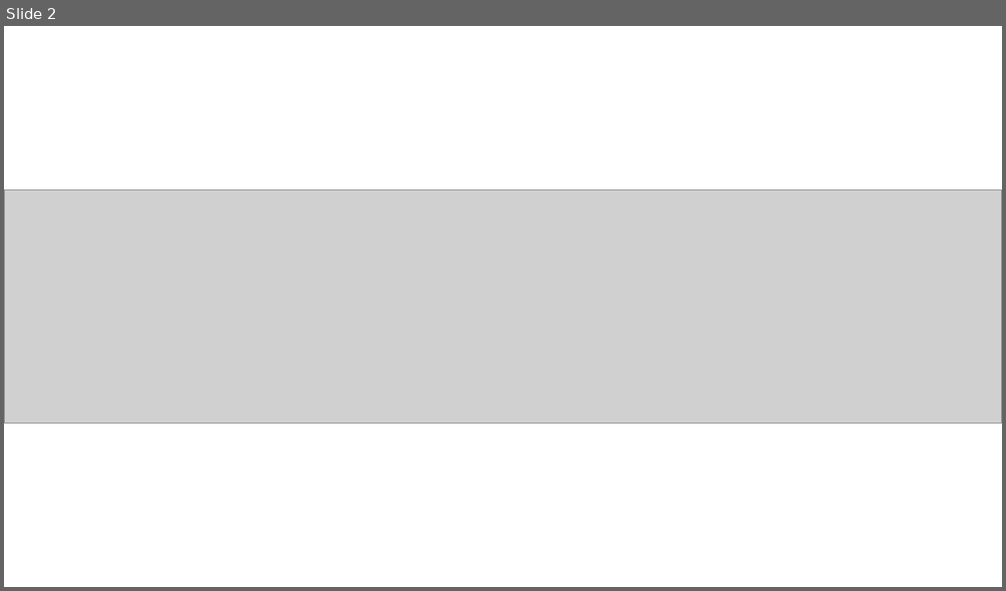
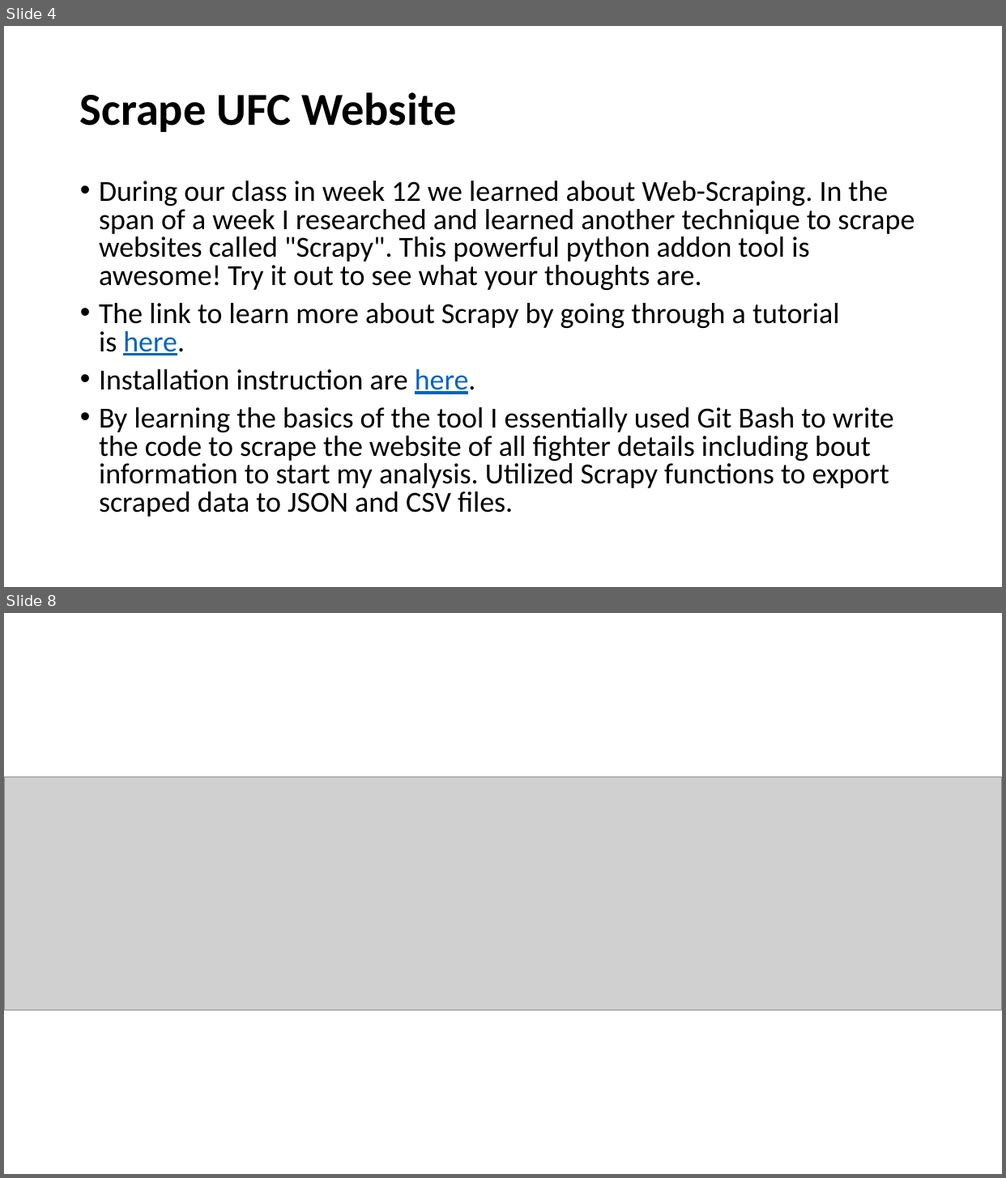
Before and after one commit to Rich-Hamilton88/machine_learning_project, a slide deck: Machine Learning Project/UFC.pptx. Shown one above the other, each under a label of ours: slide 2 before the commit, slides 4 and 8 after it; the slides between them are not shown. The pictures are 1006x591 and 1006x1178 pixels, drawn with LibreOffice and Linux fonts; fonts in the diff are those of the drawing; grey boxes stand for pictures. Boxes give left, top, right and bottom in pixels: in the first picture for what was removed or moved away, otherwise in the second. Text is boxed around its words. In the diff, an @@ line names an element or a change of style, - is before the commit and + after.

```diff
--- a/Machine Learning Project/UFC.pptx
+++ b/Machine Learning Project/UFC.pptx
@@ slide 4 added at [4, 26, 1002, 587], background #FFFFFF @@
@@ title added at [80, 92, 456, 132], 44 pt, text #000000, bold @@
+Scrape UFC Website
@@ text added at [99, 181, 914, 517], 28 pt, text #000000 @@
+• During our class in week 12 we learned about Web-Scraping. In the span of a week I researched and learned another technique to scrape websites called "Scrapy". This powerful python addon tool is awesome! Try it out to see what your thoughts are.
+• The link to learn more about Scrapy by going through a tutorial is here.
+• Installation instruction are here.
+• By learning the basics of the tool I essentially used Git Bash to write the code to scrape the website of all fighter details including bout information to start my analysis. Utilized Scrapy functions to export scraped data to JSON and CSV files.
@@ what was slide 2 is now slide 8 @@
```
Also in this commit, not shown: 1 slide changed, 8 other slides added.
